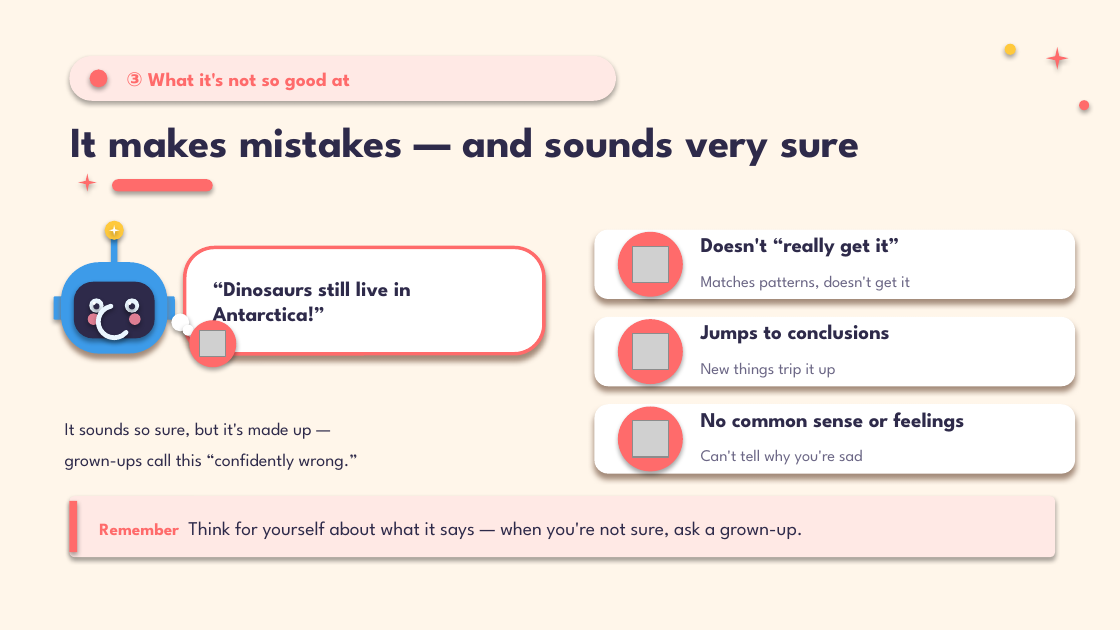
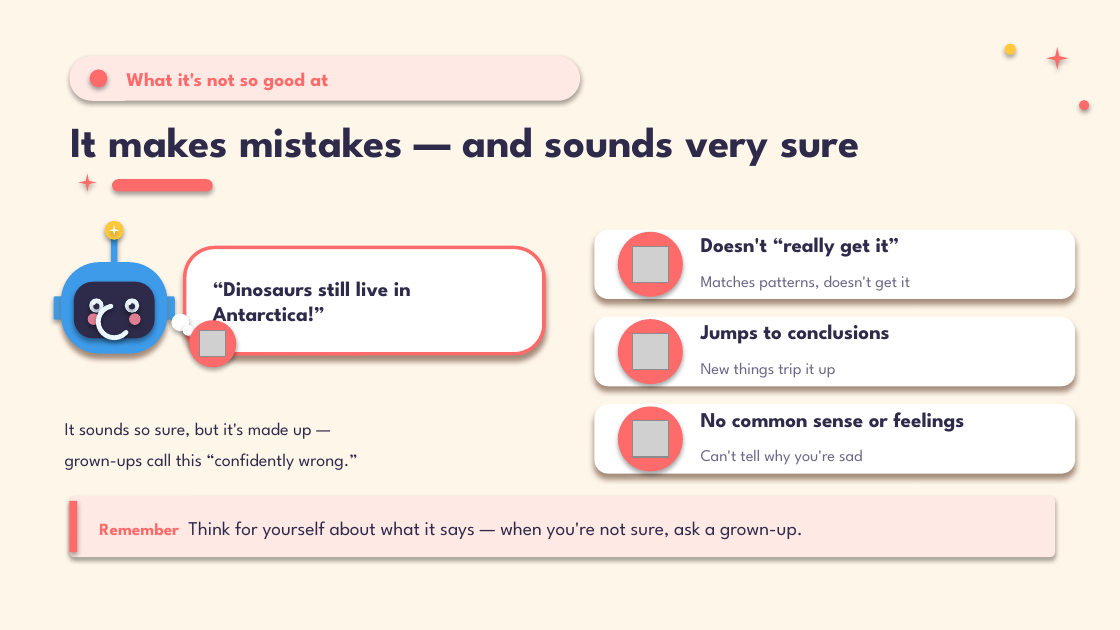
Before and after one commit to addsumtech/slides_maker-site, a slide deck: slide 8 of templates/decks/en/kids-ai-explainer/template.pptx. Drawn at 1120x630 pixels with LibreOffice and Linux fonts; fonts in the diff are those of the drawing; grey boxes stand for pictures. Boxes give left, top, right and bottom in pixels: in the first picture for what was removed or moved away, otherwise in the second. Text is boxed around its words. In the diff, an @@ line names an element or a change of style, - is before the commit and + after.

```diff
--- a/templates/decks/en/kids-ai-explainer/template.pptx
+++ b/templates/decks/en/kids-ai-explainer/template.pptx
@@ rounded rectangle: place and size @@
-rounded rectangle at [69,56,616,101]
+rounded rectangle at [69,56,580,101]
@@ text at [126,72,328,90]: text changed @@
-③ What it's not so good at
+What it's not so good at
```
Also in this commit, not shown: 1 other slide changed, 14 other files.
